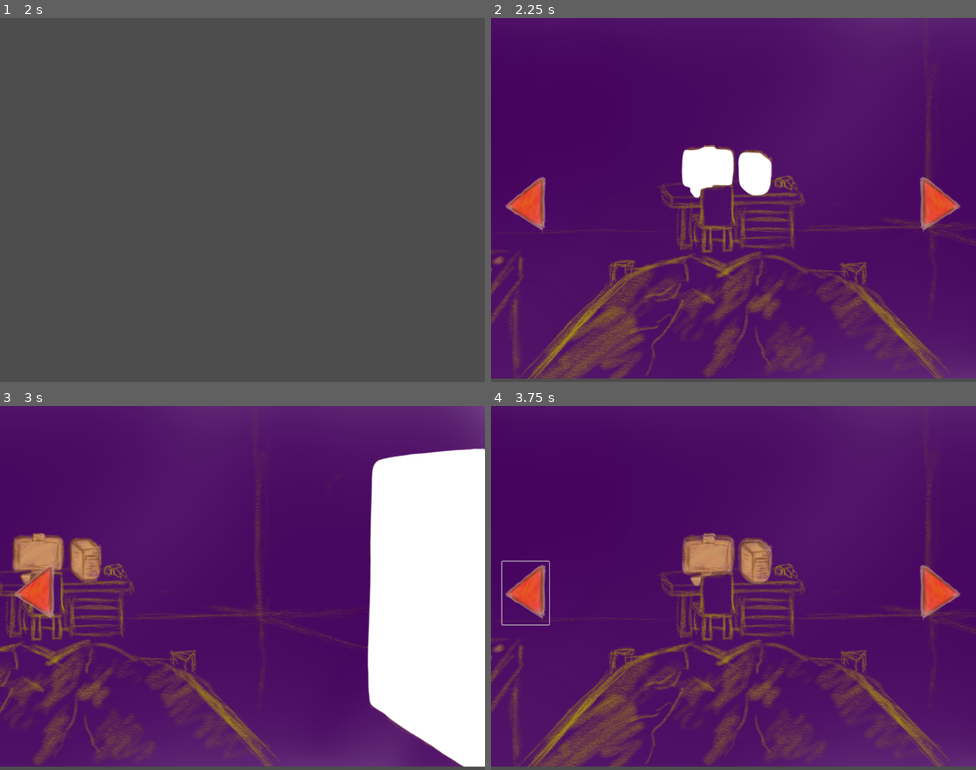
Above: before the commit, frames 1-4 (two rows, left to right).
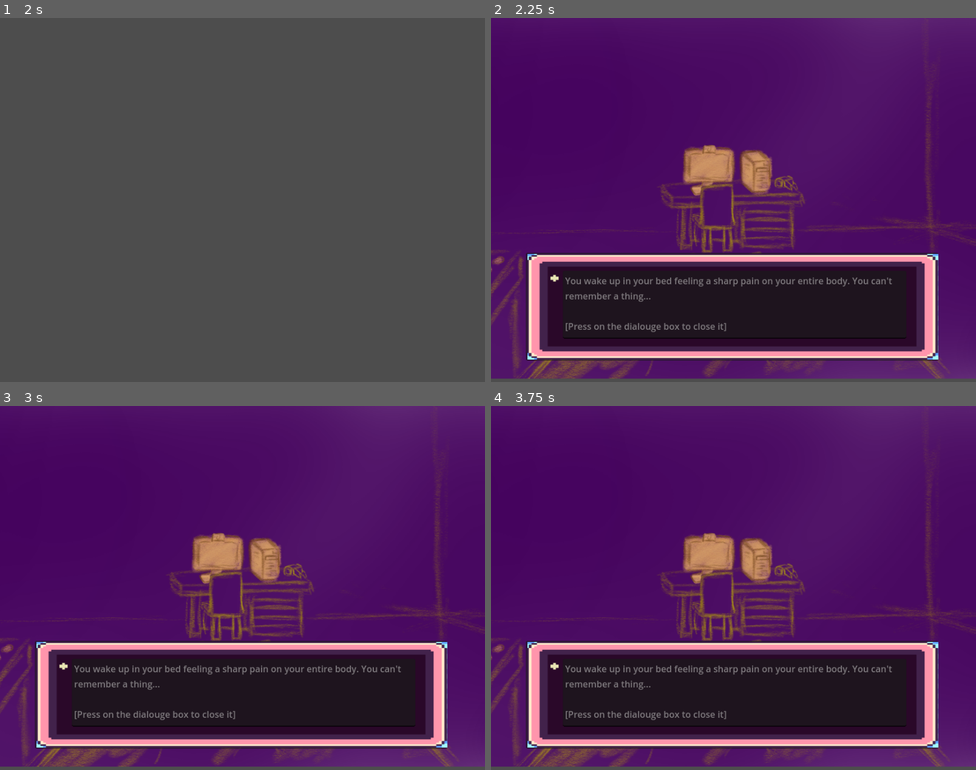
Above: after the commit, the same moments.

Repository: astra-the-boop/mybuttcheeks
Game: Godot game, scene res://scenes/openingCutscene.tscn
The game is run twice, just before and just after one commit, with the same random seed, the same clock (stepped at 60 frames per second) and the same inputs. Video files are missing from this copy of the repository; at most half a second of black plays in their place.
Inputs (mouse positions are in pixels of both pictures, inside the frame that each line leads up to):
- Up to frame 1 (2 s): tap Enter at 0.5 s; tap Space at 1.25 s
- Up to frame 2 (2.25 s): tap Enter at 2 s
- Up to frame 3 (3 s): click (451, 591) at 2.77 s
- Up to frame 4 (3.75 s): click (524, 591) at 3.52 s

Frame 1 is identical in both runs. In frame 2, 28% of the frame differs, in the area x 2-97%, y 35-95%; in frame 3, 49%, in the area x 0-100%, y 0-100%; in frame 4, 27%.

Commit message:
FUCK YEAH astp-0.1.0; Added compiled app for Windows x64 and x86 (untested); and some other stuff idk

Diff:
--- /dev/null
+++ b/scenes/pc.tscn
@@ -0,0 +1,3 @@
+[gd_scene format=3 uid="uid://5addepsuidw1"]
+
+[node name="pc" type="Node2D"]
--- a/scenes/room.tscn
+++ b/scenes/room.tscn
@@ -19,8 +19,9 @@
 script/source = "extends Node2D
 
 
-
 var lookIndex = 0
+
+var takenMeds = false
 
 ## ASSIGN OBJECTS TO VARIABLES
 @onready var GUI = $GUI
@@ -117,11 +118,34 @@
 ## OBJECTS DO SHIT YIPEE
 func computer_selected() -> void:
 	dialougeBox_open()
-	change_dialouge_text(\"wannar fock\")
+	if !takenMeds:
+		change_dialouge_text(\"wannar fock\")
+	else:
+		get_tree().change_scene_to_file(\"res://scenes/pc.tscn\")
 
 func alarm_selected() -> void:
 	dialougeBox_open()
-	change_dialouge_text(\"\"\"in the stripped club. straight up 'jorking it'. and by 'it', haha, well let's justr say my peanits\"\"\")
+	if !takenMeds:
+		change_dialouge_text(\"\"\"in the stripped club. straight up 'jorking it'. and by 'it', haha, well let's justr say my peanits\"\"\")
+	else:
+		change_dialouge_text(\"mybuttcheeks\")
+
+func painkillers_selected() -> void:
+	dialougeBox_open()
+	if !takenMeds:
+		change_dialouge_text(\"\"\"You see a mostly empty bottle of Tylenol...
+
+You grab a few and swallow them, your intense migranes now feel better.\"\"\")
+		takenMeds = true
+	else:
+		change_dialouge_text(\"greedy ahh mf, aint you alr swallowed sum?\")
+
+func closet_selected() -> void:
+	dialougeBox_open()
+	if !takenMeds:
+		change_dialouge_text(\"inhale asbestos :thumbsup:\")
+	else:
+		change_dialouge_text(\"eat bricks :thumbsup:\")
 
 func _ready():
 	ButtonRight.button_down.connect(button_right_pressed)
@@ -129,6 +153,8 @@
 	computer.button_down.connect(computer_selected)
 	alarm.button_down.connect(alarm_selected)
 	dialouge.button_down.connect(dialougeBox_pressed)
+	painkillers.button_down.connect(painkillers_selected)
+	closet.button_down.connect(closet_selected)
 
 # Called every frame. 'delta' is the elapsed time since the previous frame.
 func _process(delta):
@@ -179,6 +205,7 @@
 script = SubResource("GDScript_14laa")
 
 [node name="GUI" type="Node2D" parent="."]
+visible = false
 position = Vector2(410, 325)
 scale = Vector2(0.650335, 0.643)
 
@@ -210,13 +237,14 @@
 texture = ExtResource("1_g3i7d")
 
 [node name="foreground" type="Node2D" parent="."]
+visible = false
 position = Vector2(128, 450)
 
 [node name="computer" type="Button" parent="foreground"]
 offset_left = 205.0
-offset_top = -228.0
+offset_top = -232.0
 offset_right = 379.0
-offset_bottom = -117.0
+offset_bottom = -121.0
 mouse_default_cursor_shape = 2
 theme = ExtResource("6_50vo6")
 theme_override_styles/normal = SubResource("StyleBoxTexture_s208m")
@@ -254,7 +282,6 @@
 theme_override_styles/hover = SubResource("StyleBoxTexture_tlttq")
 
 [node name="dialougeBox" type="Button" parent="."]
-visible = false
 offset_left = 62.0
 offset_top = 418.0
 offset_right = 797.0
@@ -273,6 +300,9 @@
 offset_top = 32.0
 offset_right = 678.0
 offset_bottom = 153.0
+text = "You wake up in your bed feeling a sharp pain on your entire body. You can't remember a thing...
+
+[Press on the dialouge box to close it]"
 placeholder_text = "FUCK YOU, NEXT!"
 editable = false
 context_menu_enabled = false
Not shown, changed: export_presets.cfg
Not shown, changed: .DS_Store
Not shown, changed: README.md
Not shown, changed: release/.DS_Store
Not shown, changed: release/astp-0.0.1.dmg
Not shown, added: release/astp-0.1.0 x64/astp-0.1.0 x64.console.exe
Not shown, added: release/astp-0.1.0 x64/astp-0.1.0 x64.exe
Not shown, added: release/astp-0.1.0 x64/astp-0.1.0 x64.pck
Not shown, added: release/astp-0.1.0 x86/astp-0.1.0 x64.console.exe
Not shown, added: release/astp-0.1.0 x86/astp-0.1.0 x64.exe
Not shown, added: release/astp-0.1.0 x86/astp-0.1.0 x64.pck
Not shown, added: release/astp-0.1.0.dmg
